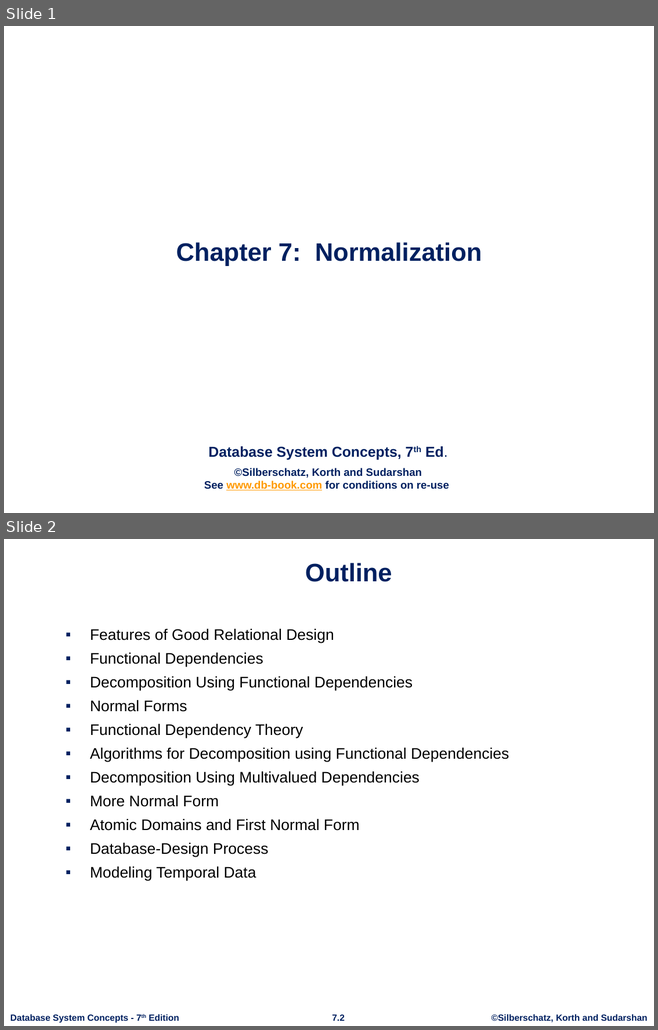
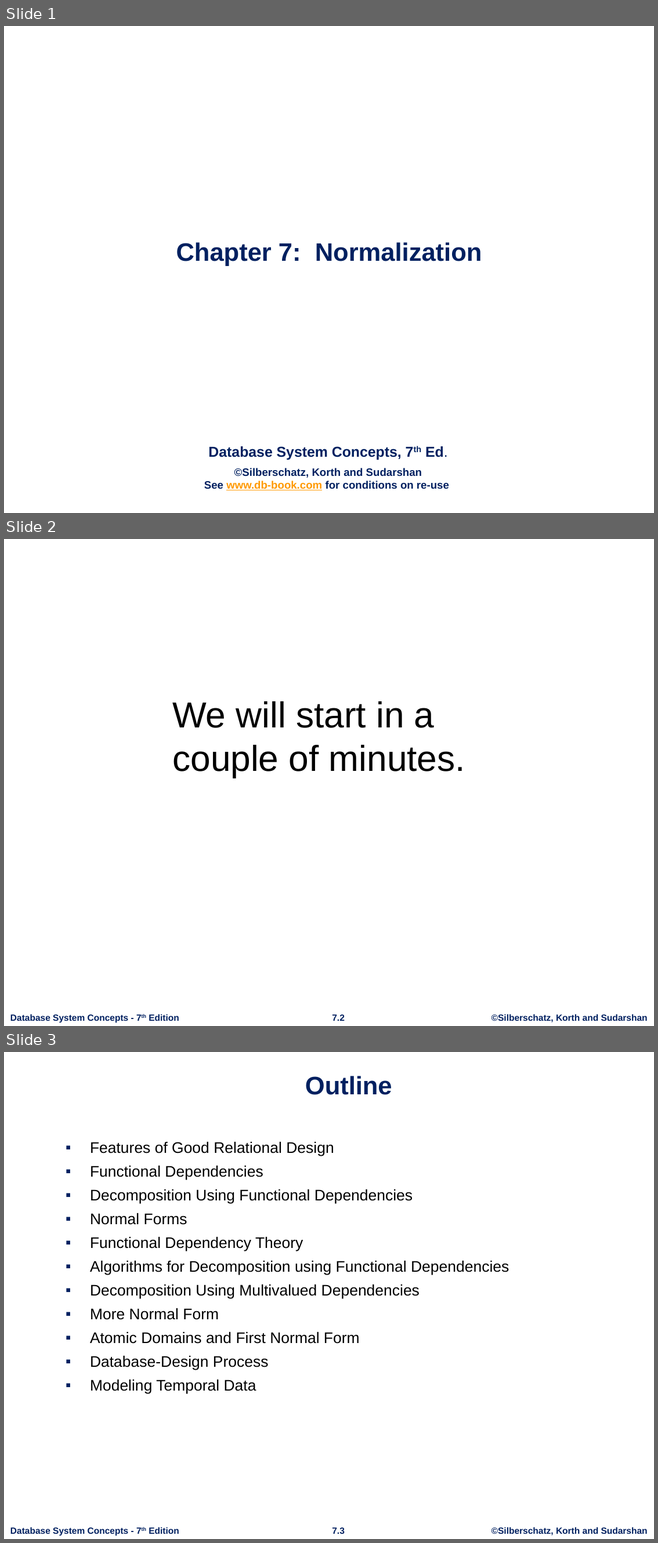
Before and after one commit to donald-f-ferguson/IntroductionToDatabases_F20, a slide deck: Lectures/Lecture_11/ch7.pptx. Shown one above the other, each under a label of ours: slides 1 and 2 before the commit, slides 1, 2 and 3 after it. The pictures are 658x1030 and 658x1543 pixels, drawn with LibreOffice and Linux fonts; fonts in the diff are those of the drawing; background and template pictures are left out. Boxes give left, top, right and bottom in pixels: in the first picture for what was removed or moved away, otherwise in the second. Text is boxed around its words. In the diff, an @@ line names an element or a change of style, - is before the commit and + after.

```diff
--- a/Lectures/Lecture_11/ch7.pptx
+++ b/Lectures/Lecture_11/ch7.pptx
@@ slide 2 added at box(4, 539, 654, 1026), background #FFFFFF; not listed: 3 template elements that a slide beside it also shows @@
@@ text added at box(172, 701, 465, 777), 40 pt, text #000000 @@
+We will start in a
+couple of minutes.
@@ what was slide 2 is now slide 3 @@
@@ page number at box(332, 1528, 344, 1534): text changed @@
-7.2
+7.3
```
Also in this commit, not shown: 1 slide changed, 1 other slide added, 8 other files.
